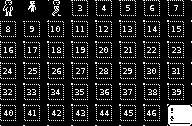
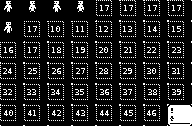
Layered file, before and after one edit (w=192, h=126). Changes by layer:
painted on "Bakgrund" over [0, 0, 181, 42]
